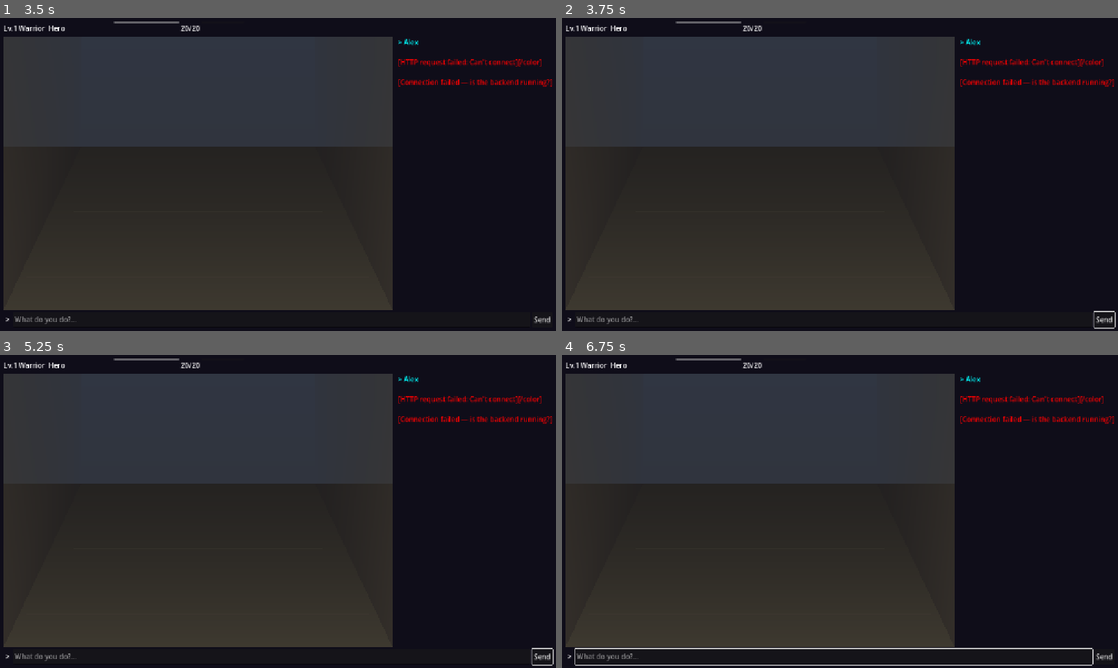
Above: before the commit, frames 1-4 (two rows, left to right).
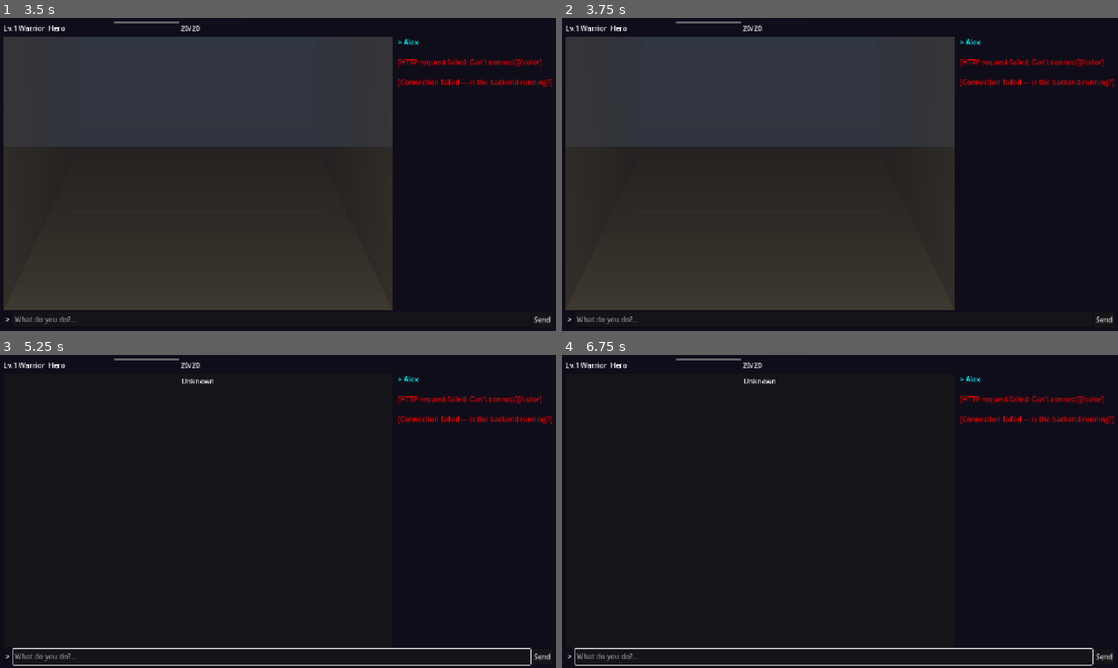
Above: after the commit, the same moments.

Repository: msbel5/ember-rpg
Game: Godot game, scene res://scenes/game_session.tscn
Two runs of this game, one before a commit and one after it. Both use one fixed random seed, a clock stepped at 60 frames per second and the inputs below. This scene is started directly instead of the project's main scene.
Inputs (mouse positions are in pixels of both pictures, inside the frame that each line leads up to):
- Up to frame 1 (3.5 s): click (272, 318) at 0.52 s; type "Alex" at 0.6 s; click "Send" at 1.25 s; tap Enter at 2 s; drag from (200, 174) to (333, 105) at 2.02 s; tap Space at 2.75 s; drag from (166, 190) to (250, 237) at 2.77 s
- Up to frame 2 (3.75 s): tap Enter at 3.5 s; move the mouse to (895, 105) at 3.52 s; hold Right from 3.53 s (still down); tap I at 3.6 s; click (895, 105) at 3.67 s
- Up to frame 3 (5.25 s): release Right at 4.25 s; tap Space at 4.25 s; drag from (250, 574) to (111, 464) at 4.27 s; tap Enter at 5 s; move the mouse to (444, 558) at 5.02 s; hold Left from 5.03 s (still down); tap Tab at 5.1 s; click (444, 558) at 5.17 s
- Up to frame 4 (6.75 s): release Left at 5.75 s; tap Space at 5.75 s; drag from (673, 464) to (756, 433) at 5.77 s; move the mouse to (867, 511) at 6.52 s; hold Left from 6.53 s (still down); tap M at 6.6 s; click (867, 511) at 6.67 s

Frame 1 is identical in both runs. In frame 2, less than 0.1% of the frame differs, in the area x 95-100%, y 93-100%; in frame 3, 46%, in the area x 0-100%, y 6-100%; in frame 4, 46%.

Commit message:
Fix: POV entity reveal on move/turn, arrow key rotation, click focus
- Auto-reveal entities in FOV when player moves (within 3 tiles)
- Auto-reveal on facing change (arrow keys now trigger reveal)
- POV gets focus_mode=FOCUS_ALL + mouse_filter=STOP for input
- grab_focus() on POV when switching to POV mode
- Arrow keys sync facing to GameState + set_input_as_handled
- Action response updates player position from backend data
- Parse backend facing string (north/east/south/west)
- Fix integer division warnings (int/2 → int/int(2))

Co-Authored-By: Claude Opus 4.6 (1M context) <noreply@anthropic.com>

Diff:
--- a/godot-client/scenes/game_session.gd
+++ b/godot-client/scenes/game_session.gd
@@ -85,8 +85,8 @@
 	# Set initial player position for POV (center of map or player entity)
 	if pov_renderer and data.has("map_data"):
 		var md = data["map_data"]
-		var cx: int = int(md.get("width", 20)) / 2
-		var cy: int = int(md.get("height", 15)) / 2
+		var cx: int = int(md.get("width", 20)) / int(2)
+		var cy: int = int(md.get("height", 15)) / int(2)
 		pov_renderer.update_player(Vector2i(cx, cy), 0)
 
 	# Fallback: reveal remaining hidden entities after narrative completes
@@ -157,6 +157,23 @@
 		return
 
 	GameState.update_from_response(data)
+
+	# Update POV with backend player position if available
+	if data.has("player") and data["player"].has("position"):
+		var pos = data["player"]["position"]
+		GameState.player_map_pos = Vector2i(int(pos[0]), int(pos[1]))
+	if data.has("player") and data["player"].has("facing"):
+		var facing_str = data["player"].get("facing", "south")
+		match facing_str:
+			"north": GameState.player_facing = 0
+			"east": GameState.player_facing = 1
+			"south": GameState.player_facing = 2
+			"west": GameState.player_facing = 3
+
+	# Refresh POV entities
+	if pov_renderer and is_pov_mode:
+		pov_renderer.update_player(GameState.player_map_pos, GameState.player_facing)
+
 	text_input.grab_focus()
 
 var _typing_queue: Array[String] = []
@@ -317,6 +334,10 @@
 		tile_map_renderer.visible = not pov
 	if pov_renderer:
 		pov_renderer.visible = pov
+		if pov:
+			pov_renderer.grab_focus()
+			pov_renderer._auto_reveal_fov_entities()
+			pov_renderer.queue_redraw()
 	# LocationLabel always visible
 	location_label.text = GameState.get_display_location()
 
--- a/godot-client/scripts/pov_renderer.gd
+++ b/godot-client/scripts/pov_renderer.gd
@@ -112,6 +112,8 @@
 
 func _ready() -> void:
 	current_palette = PALETTES["default"]
+	mouse_filter = Control.MOUSE_FILTER_STOP  # Receive mouse events
+	focus_mode = Control.FOCUS_ALL  # Receive keyboard events
 	GameState.map_loaded.connect(_on_map_loaded)
 	GameState.entities_loaded.connect(_on_entities_loaded)
 	GameState.entity_revealed.connect(_on_entity_revealed)
@@ -126,9 +128,13 @@
 	queue_redraw()
 
 func update_player(pos: Vector2i, facing: int) -> void:
+	var moved = (pos != player_pos)
 	player_pos = pos
 	player_facing = clampi(facing, 0, 3)
 	_recalculate_visible()
+	# Auto-reveal entities in FOV when player moves
+	if moved:
+		_auto_reveal_fov_entities()
 	queue_redraw()
 
 func reveal_entity(entity_id: String) -> void:
@@ -174,7 +180,25 @@
 func _recalculate_visible() -> void:
 	# Entities in FOV will be drawn; others ignored
 	# FOV is a cone: VIEW_DEPTH ahead, expanding width
-	pass  # For now all entities are potentially visible; distance check in _draw
+	pass  # Distance check done in _draw_entities
+
+func _auto_reveal_fov_entities() -> void:
+	# When player moves, reveal entities that are now in FOV
+	var facing_vec = FACING_VECTORS[player_facing]
+	var right_vec = FACING_VECTORS[(player_facing + 1) % 4]
+	for entity in visible_entities:
+		var eid = entity.get("id", "")
+		if eid == "" or revealed_ids.has(eid):
+			continue
+		var pos = entity.get("position", [0, 0])
+		var entity_pos = Vector2i(int(pos[0]), int(pos[1]))
+		var delta = entity_pos - player_pos
+		var forward = delta.x * facing_vec.x + delta.y * facing_vec.y
+		var lateral = delta.x * right_vec.x + delta.y * right_vec.y
+		# Reveal if in FOV cone (within 3 tiles for auto-reveal)
+		if forward >= 1 and forward <= 3 and abs(lateral) <= forward:
+			revealed_ids[eid] = 0.0
+			_fade_active = true
 
 func _draw() -> void:
 	var rect = get_rect()
@@ -420,12 +444,18 @@
 				entity_clicked_pov.emit(hb["id"], hb["data"])
 				break
 
-	# Arrow keys / WASD rotate facing
-	if event is InputEventKey and event.pressed:
+	# Arrow keys / WASD rotate facing (only when POV is visible)
+	if event is InputEventKey and event.pressed and visible:
+		var handled = true
 		match event.keycode:
 			KEY_LEFT, KEY_A:
 				player_facing = (player_facing + 3) % 4  # turn left
-				queue_redraw()
 			KEY_RIGHT, KEY_D:
 				player_facing = (player_facing + 1) % 4  # turn right
-				queue_redraw()
+			_:
+				handled = false
+		if handled:
+			GameState.player_facing = player_facing
+			_auto_reveal_fov_entities()
+			queue_redraw()
+			get_viewport().set_input_as_handled()
